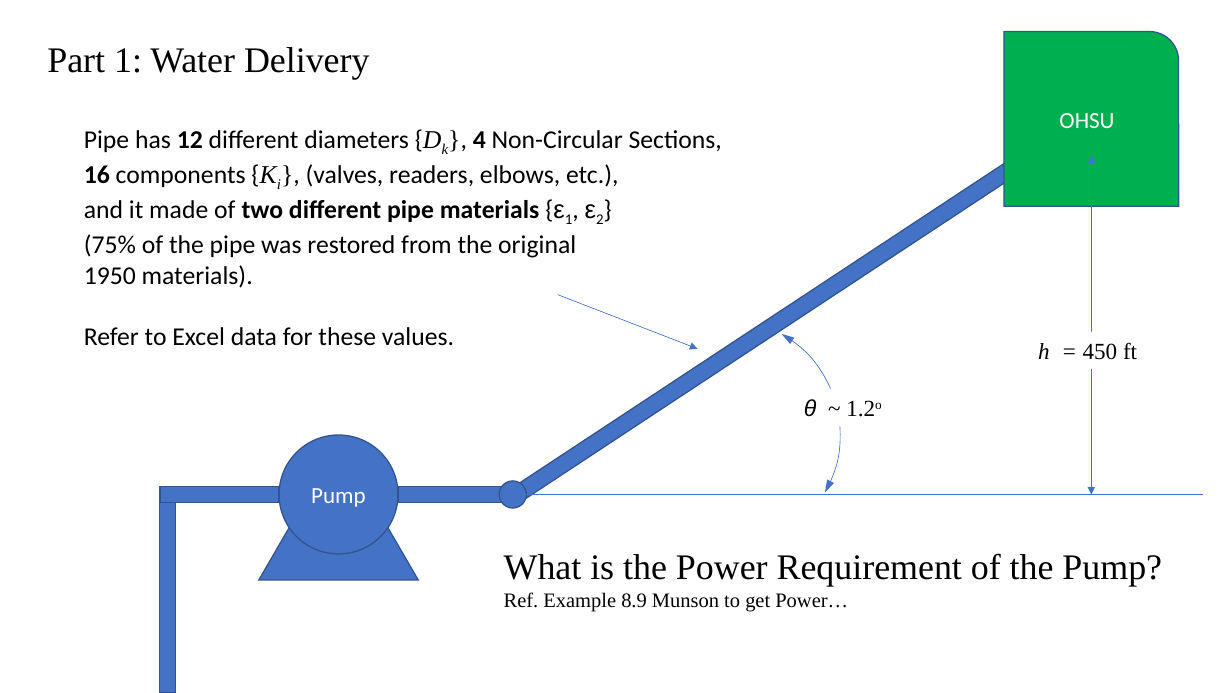
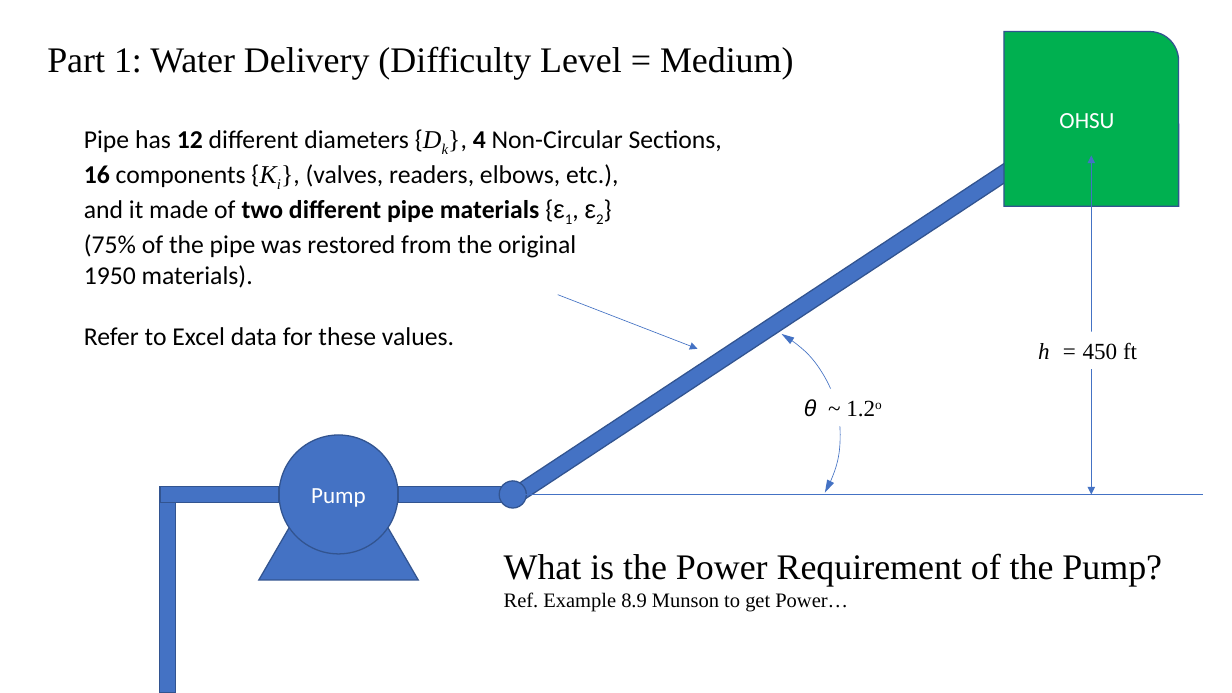
Before and after one commit to smohler/ME322-S20, a slide deck: slide 1 of projects/Project-1.pptx. Drawn at 1232x693 pixels with LibreOffice and Linux fonts; fonts in the diff are those of the drawing. Boxes give left, top, right and bottom in pixels: in the first picture for what was removed or moved away, otherwise in the second. Text is boxed around its words. In the diff, an @@ line names an element or a change of style, - is before the commit and + after.

```diff
--- a/projects/Project-1.pptx
+++ b/projects/Project-1.pptx
@@ text at [47, 46, 794, 79]: text changed @@
-Part 1: Water Delivery
+Part 1: Water Delivery (Difficulty Level = Medium)
```
Also in this commit, not shown: 1 other slide changed, 4 slides added, 1 other file.
